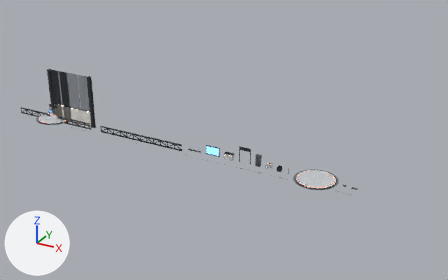
Renders of the Blender file blender/RF_Kit.blend from each side of a commit.
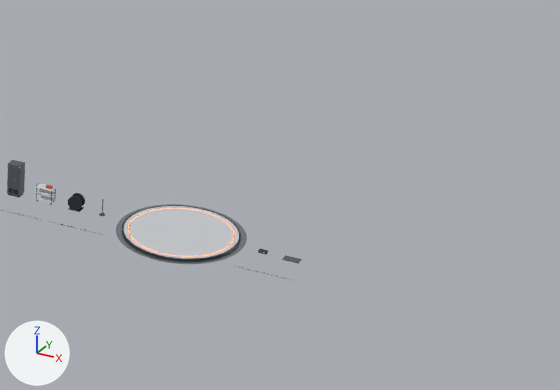
The first picture shows the older version from a 50 mm camera at (83.9, -83.6, 45.1) aimed at (36.9, 1.9, 2.4). The close-ups show the older and then the newer version on the part from 56% to 100% of the width and 35% to 84% of the height of that picture. Only the edits that show in the close-ups are written down. The axes (+X, +Y, +Z) are drawn at lower left. The lights are the same throughout.

Names of what the first close-up shows: 'HERO_Turntable_Lineup', 'PROP_EquipmentCabinet_Lineup' and 4 more.
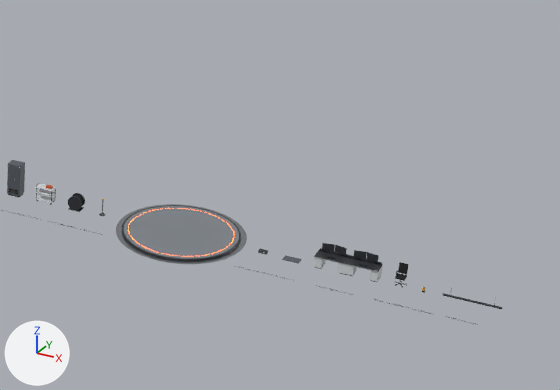
What differs and where, as boxes [x1, y1, x2, y2] in the close-ups (560 x 390 px):
'HERO_Turntable_Lineup', recoloured (darker): [120, 204, 242, 262] in both
'PROP_OperatorDesk_Lineup', added: after [314, 243, 383, 282]
    faces in mat_mat_structural_graphite (dark grey #2c2f34): [315, 243, 383, 271]
    faces in mat_mat_painted_metal (light grey #d3d6d9): [314, 257, 383, 282]
'PROP_TaskChair_Lineup', added: after [394, 262, 408, 288]
    faces in mat_mat_black_rubber (black #141516): [394, 262, 408, 288]
'PROP_LinearLight_Lineup', added: after [442, 288, 502, 309]

Patch to the scene script:
```diff
--- a/blender/RF_Kit.blend.py
+++ b/blender/RF_Kit.blend.py
@@ mat_mat_painted_deck @@
 mat_mat_painted_deck = principled_material('MAT_Painted_Deck')
-mat_mat_painted_deck.base_color = (0.565, 0.591, 0.617)  # light grey #c6cace
+mat_mat_painted_deck.base_color = (0.202, 0.223, 0.246)  # grey #7c8288
 mat_mat_painted_deck.roughness = 0.62
@@ ob_prop_linearlight_lineup @@
+ob_prop_linearlight_lineup = bpy.data.objects.new('PROP_LinearLight_Lineup', me_prop_linearlight)  # 52 vertices, 60 faces; spans x -1.5..1.5, y -0.06..0.06, z -0.01..0.57; in mat_mat_structural_graphite (dark grey #2c2f34), mat_mat_light_diffuser_dim (white #ffffff, glowing beige #ffe9d2); modifiers BEVEL, WEIGHTED_NORMAL
+ob_prop_linearlight_lineup.location = (70.3, 0.0, 0.0)
@@ ob_prop_taskchair_lineup @@
+ob_prop_taskchair_lineup = bpy.data.objects.new('PROP_TaskChair_Lineup', me_prop_taskchair)  # 244 vertices, 270 faces; spans x -0.319..0.319, y -0.287..0.358, z 0.003..1.116; in mat_mat_structural_graphite (dark grey #2c2f34), mat_mat_black_rubber (black #141516); modifiers BEVEL, WEIGHTED_NORMAL
+ob_prop_taskchair_lineup.location = (66.6, 0.0, 0.0)
@@ ob_prop_operatordesk_lineup @@
+ob_prop_operatordesk_lineup = bpy.data.objects.new('PROP_OperatorDesk_Lineup', me_prop_operatordesk)  # 204 vertices, 180 faces; spans x -1.71..1.71, y -0.44..0.42, z 0.0..1.3; in mat_mat_wall_backer (black #16181b), mat_mat_painted_metal (light grey #d3d6d9), mat_mat_structural_graphite (dark grey #2c2f34), mat_mat_black_rubber (black #141516), mat_mat_status_cyan (black #000000, glowing blue #74b6ff); modifiers BEVEL, WEIGHTED_NORMAL
+ob_prop_operatordesk_lineup.location = (63.8, 0.0, 0.0)
```
